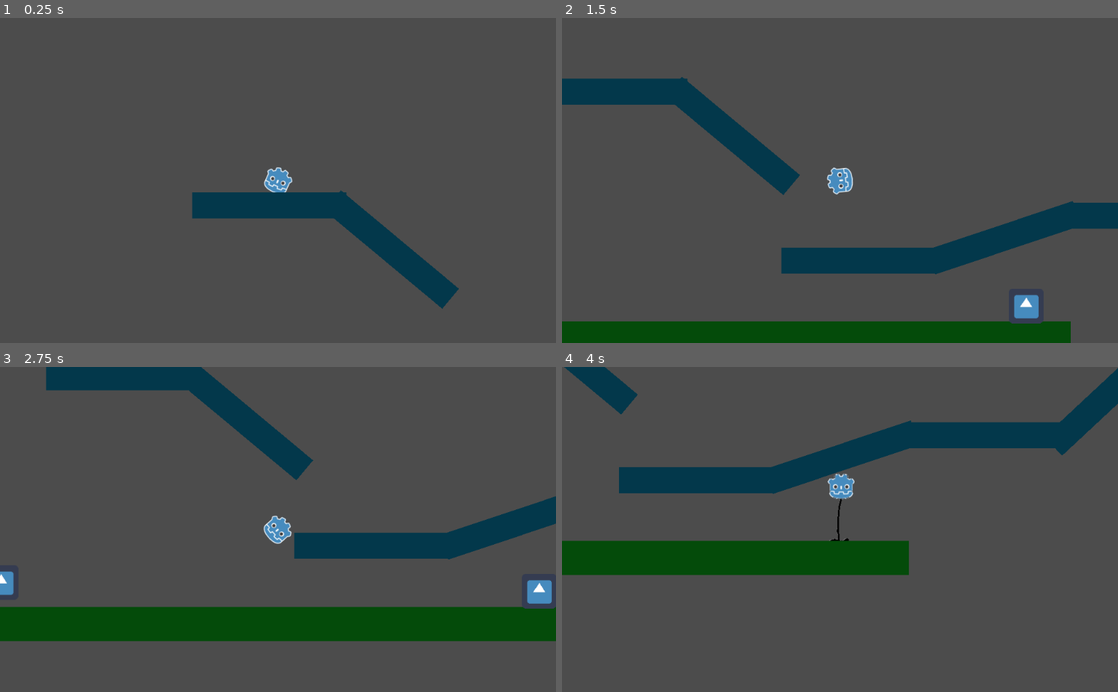
Above: before the commit, frames 1-4 (two rows, left to right).
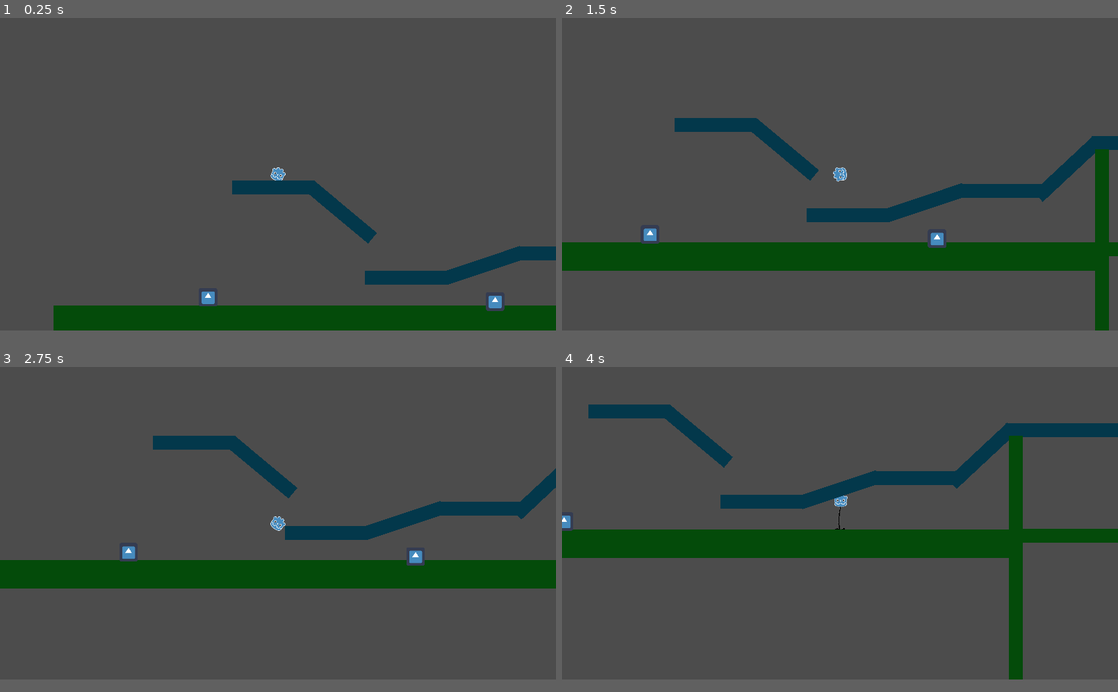
Above: after the commit, the same moments.

Repository: DeepHorizonsCL/perrobot
Game: Godot game, scene res://Scenes/Mapa.tscn
Two runs of this game, one before a commit and one after it. Both use one fixed random seed, a clock stepped at 60 frames per second and the inputs below. The engine's default icon, where the game draws it, is replaced by a stand-in: a white triangle on a blue panel in a dark square.
Inputs:
- Up to frame 1 (0.25 s): no input
- Up to frame 2 (1.5 s): tap Enter (ui_accept) at 0.5, 0.77 s; hold Ctrl (ui_run, bound only after the commit) 0.53-1.28 s; hold Right (ui_right) from 0.53 s (still down); tap Ctrl (ui_run, bound only after the commit) at 1.35 s
- Up to frame 3 (2.75 s): tap Enter (ui_accept) at 1.52 s; release Right (ui_right) at 2.03 s; hold Left (ui_left) from 2.03 s (still down); hold Ctrl (ui_run, bound only after the commit) from 2.03 s (still down)
- Up to frame 4 (4 s): release Left (ui_left) at 2.78 s; release Ctrl (ui_run, bound only after the commit) at 2.78 s; hold Right (ui_right) from 2.78 s (still down); tap Ctrl (ui_run, bound only after the commit) at 2.85 s; tap Enter (ui_accept) at 3.02, 3.77 s; hold Ctrl (ui_run, bound only after the commit) from 3.53 s (still down)
The window is 800x468 before the commit and 800x450 after it. Grey fills any space a smaller window leaves; there, only what the larger window draws over its background counts as a difference.

The runs differ from the first frame. In frame 1, 12% of the frame differs, in the area x 9-100%, y 45-97%; in frame 2, 22%; in frame 3, 30%, in the area x 0-100%, y 0-85%; in frame 4, 21%.

Commit message:
ADD: Cuerpo entero

Diff:
--- a/Objects/Player/roboto.tscn
+++ b/Objects/Player/roboto.tscn
@@ -1,9 +1,10 @@
-[gd_scene load_steps=6 format=2]
+[gd_scene load_steps=7 format=2]
 
 [ext_resource path="res://Sprites/robotHead.png" type="Texture" id=1]
 [ext_resource path="res://Scripts/playerController.gd" type="Script" id=2]
 [ext_resource path="res://Sprites/mano.png" type="Texture" id=3]
 [ext_resource path="res://Sprites/pierna.png" type="Texture" id=4]
+[ext_resource path="res://Sprites/cuerpoentero.png" type="Texture" id=5]
 
 [sub_resource type="CircleShape2D" id=1]
 radius = 21.1276
@@ -12,7 +13,6 @@
 script = ExtResource( 2 )
 
 [node name="cabeza" type="Sprite" parent="."]
-visible = false
 texture = ExtResource( 1 )
 
 [node name="cabeza_mano" type="Sprite" parent="."]
@@ -25,6 +25,10 @@
 position = Vector2( 2.21622, -39.1408 )
 texture = ExtResource( 4 )
 
+[node name="cuerpoentero" type="Sprite" parent="."]
+position = Vector2( 2.42014, -41.1422 )
+texture = ExtResource( 5 )
+
 [node name="colision_sup" type="CollisionShape2D" parent="."]
 position = Vector2( -0.667419, -42.0475 )
 shape = SubResource( 1 )
--- a/Scenes/Mapa.tscn
+++ b/Scenes/Mapa.tscn
@@ -16,38 +16,57 @@
 [node name="Camera2D" type="Camera2D" parent="roboto"]
 current = true
 
-[node name="Platform" parent="." instance=ExtResource( 1 )]
+[node name="Platforms" type="Node2D" parent="."]
+
+[node name="Platform" parent="Platforms" instance=ExtResource( 1 )]
 position = Vector2( 229.443, 132.109 )
 
-[node name="Platform2" parent="." instance=ExtResource( 1 )]
+[node name="Platform2" parent="Platforms" instance=ExtResource( 1 )]
 position = Vector2( 686.388, 443.739 )
 
-[node name="Platform3" parent="." instance=ExtResource( 1 )]
-position = Vector2( 454.708, 213.477 )
+[node name="Platform3" parent="Platforms" instance=ExtResource( 1 )]
+position = Vector2( 463.208, 216.477 )
 rotation = 0.69578
 
-[node name="Platform4" parent="." instance=ExtResource( 1 )]
+[node name="Platform4" parent="Platforms" instance=ExtResource( 1 )]
 position = Vector2( 954.627, 401.505 )
 rotation = -0.322836
 
-[node name="Platform5" parent="." instance=ExtResource( 1 )]
+[node name="Platform5" parent="Platforms" instance=ExtResource( 1 )]
 position = Vector2( 1447.33, 284.465 )
 rotation = -0.751508
 
-[node name="Platform6" parent="." instance=ExtResource( 1 )]
+[node name="Platform6" parent="Platforms" instance=ExtResource( 1 )]
 position = Vector2( 1216.84, 360.678 )
 
-[node name="bloqueador" parent="." instance=ExtResource( 4 )]
+[node name="bloqueador" parent="Platforms" instance=ExtResource( 4 )]
 position = Vector2( 1425, 187 )
 
-[node name="Floor" parent="." instance=ExtResource( 2 )]
-position = Vector2( 509.535, 587.637 )
-scale = Vector2( 17.7562, 0.984075 )
+[node name="Floor" parent="Platforms" instance=ExtResource( 2 )]
+position = Vector2( 505.297, 587.637 )
+scale = Vector2( 32.3403, -1.53418 )
+
+[node name="Platform7" parent="Platforms" instance=ExtResource( 1 )]
+position = Vector2( 1671.35, 194.824 )
+
+[node name="Platform8" parent="Platforms" instance=ExtResource( 1 )]
+position = Vector2( 1950.53, 194.824 )
+
+[node name="Floor2" parent="Platforms" instance=ExtResource( 2 )]
+position = Vector2( 2043.31, 561.455 )
+
+[node name="Floor3" parent="Platforms" instance=ExtResource( 2 )]
+position = Vector2( 1564, 719.543 )
+rotation = 1.5708
 
 [node name="parteRobot" parent="." instance=ExtResource( 5 )]
 position = Vector2( 4.00452, 511.244 )
 piezanombre = "cabeza-brazo"
 
 [node name="parteRobot2" parent="." instance=ExtResource( 5 )]
-position = Vector2( 995.274, 527.373 )
+position = Vector2( 995.274, 525.786 )
 piezanombre = "cabeza-pierna"
+
+[node name="parteRobot3" parent="." instance=ExtResource( 5 )]
+position = Vector2( 2032.44, 160.535 )
+piezanombre = "cuerpo-entero"
--- a/Scripts/playerController.gd
+++ b/Scripts/playerController.gd
@@ -26,7 +26,7 @@
 var correr = 1
 var dificultadsalto = 1
 var dificultadsalto_value = 1
-const corrida = 2.25
+var correr_value = 1
 var empuje = 0
 var pres = 0.0
 
@@ -46,12 +46,14 @@
 			speed = 125
 			gravity_val = 24000
 			tope = 700
+			correr_value = 1
 
 			dificultadsalto_value = 0
 
 			$cabeza.visible = true
 			$cabeza_mano.visible = false
 			$cabeza_pierna.visible = false
+			$cuerpoentero.visible = false
 
 			$colision_inf.disabled = false
 			$colision_sup.disabled = true
@@ -60,13 +62,14 @@
 			speed = 625
 			gravity_val = 24000
 			tope = 1200
+			correr_value = 1
 
 			dificultadsalto_value = 0.45
 
 			$cabeza.visible = false
 			$cabeza_mano.visible = true
 			$cabeza_pierna.visible = false
-
+			$cuerpoentero.visible = false
 
 			$colision_inf.disabled = false
 			$colision_sup.disabled = false
@@ -75,15 +78,37 @@
 			speed = 725
 			gravity_val = 24000
 			tope = 1412
+			correr_value = 1.12
 
 			dificultadsalto_value = 0.65
 
 			$cabeza.visible = false
 			$cabeza_mano.visible = false
 			$cabeza_pierna.visible = true
+			$cuerpoentero.visible = false
 
 			$colision_inf.disabled = false
 			$colision_sup.disabled = false
+
+		"cuerpo-entero":
+			speed = 812
+			gravity_val = 24000
+			tope = 1600
+			correr_value = 2.24
+
+			dificultadsalto_value = 1
+
+			$cabeza.visible = false
+			$cabeza_mano.visible = false
+			$cabeza_pierna.visible = false
+			$cuerpoentero.visible = true
+
+			$colision_inf.disabled = false
+			$colision_sup.disabled = false
+
+
+
+
 
 func _physics_process(delta):
 
@@ -114,6 +139,20 @@
 	if is_on_floor():
 		dificultadsalto = 1
 		jump = true
+
+#Correr
+
+
+	if Input.is_action_pressed("ui_run"):
+		#print("running")
+		correr = correr_value
+		#$SpriteUp.speed_scale = 2.65
+		#$SpriteDown.speed_scale = 2.65
+	else:
+		correr = 1
+		#$SpriteUp.speed_scale = 2.12
+		#$SpriteDown.speed_scale = 2.64
+
 #Saltos
 
 	if Input.is_action_just_pressed("ui_accept") and jump:
--- a/project.godot
+++ b/project.godot
@@ -19,6 +19,22 @@
 run/main_scene="res://Scenes/Mapa.tscn"
 config/icon="res://icon.png"
 
+[display]
+
+window/size/width=1920
+window/size/height=1080
+window/stretch/mode="2d"
+window/stretch/aspect="keep"
+
+[input]
+
+ui_run={
+"deadzone": 0.5,
+"events": [ Object(InputEventKey,"resource_local_to_scene":false,"resource_name":"","device":0,"alt":false,"shift":false,"control":false,"meta":false,"command":false,"pressed":false,"scancode":16777238,"unicode":0,"echo":false,"script":null)
+, Object(InputEventJoypadButton,"resource_local_to_scene":false,"resource_name":"","device":0,"button_index":2,"pressure":0.0,"pressed":false,"script":null)
+ ]
+}
+
 [rendering]
 
 environment/default_environment="res://default_env.tres"
Binary file added: Sprites/cuerpoentero.png
Not shown, added: Sprites/cuerpoentero.png.import
